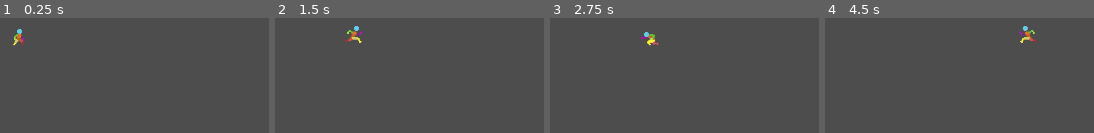
Above: before the commit, frames 1-4 (left to right).
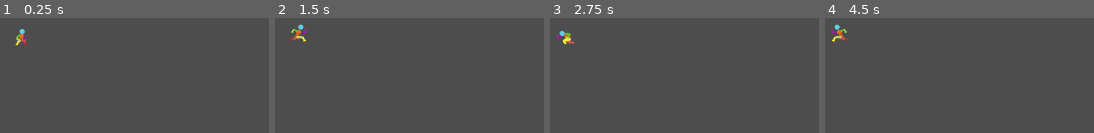
Above: after the commit, the same moments.

Repository: elliottdombrowski/godot-2d-platformer-test
Game: Godot game, scene res://scenes/main/main.tscn
Two runs of this game, one before a commit and one after it. Both use one fixed random seed, a clock stepped at 60 frames per second and the inputs below.
Inputs:
- Up to frame 1 (0.25 s): no input
- Up to frame 2 (1.5 s): tap Enter at 0.5 s; hold D (move_right) from 0.53 s (still down); tap C (toggle_crouch) at 0.6, 1.35 s; tap W (jump) at 0.77 s
- Up to frame 3 (2.75 s): tap W (jump) at 1.52 s; tap Space at 2 s; release D (move_right) at 2.03 s; hold A (move_left) from 2.03 s (still down); tap C (toggle_crouch) at 2.1 s
- Up to frame 4 (4.5 s): tap Enter at 2.75 s; release A (move_left) at 2.78 s; hold D (move_right) 2.78-4.28 s; tap C (toggle_crouch) at 2.85, 3.6, 4.35 s; tap W (jump) at 3.02, 3.77 s; tap Space at 4.25 s; hold A (move_left) from 4.28 s (still down)

The runs differ from the first frame. In frame 1, 0.5% of the frame differs, in the area x 4-11%, y 9-24%; in frame 2, 0.8%; in frame 3, 0.7%; in frame 4, 0.8%, in the area x 2-79%, y 5-22%.

Commit message:
follow camera

Diff:
--- /dev/null
+++ b/scenes/game_camera/game_camera.gd
@@ -0,0 +1,17 @@
+extends Camera2D
+
+var target_position = Vector2.ZERO
+
+func _ready():
+	make_current()
+
+func _process(delta):
+	get_target()
+	global_position = global_position.lerp(target_position, 1.0 - exp(-delta * 20))
+
+
+func get_target():
+	# Get player's current position
+	var player = get_tree().get_first_node_in_group("player") as Node2D
+	if player == null: return
+	target_position = player.global_position
--- /dev/null
+++ b/scenes/game_camera/game_camera.tscn
@@ -0,0 +1,6 @@
+[gd_scene load_steps=2 format=3 uid="uid://c428oo00sjqj7"]
+
+[ext_resource type="Script" path="res://scenes/game_camera/game_camera.gd" id="1_dlawf"]
+
+[node name="GameCamera" type="Camera2D"]
+script = ExtResource("1_dlawf")
--- a/scenes/main/main.tscn
+++ b/scenes/main/main.tscn
@@ -1,22 +1,11 @@
-[gd_scene load_steps=2 format=3 uid="uid://qveuik7emss6"]
+[gd_scene load_steps=3 format=3 uid="uid://qveuik7emss6"]
 
+[ext_resource type="PackedScene" uid="uid://c428oo00sjqj7" path="res://scenes/game_camera/game_camera.tscn" id="1_gpfjo"]
 [ext_resource type="PackedScene" uid="uid://bdrxo64le4hjd" path="res://scenes/player/player.tscn" id="1_r86ec"]
 
 [node name="Main" type="Node"]
 
+[node name="GameCamera" parent="." instance=ExtResource("1_gpfjo")]
+
 [node name="Player" parent="." instance=ExtResource("1_r86ec")]
 position = Vector2(640, 362)
-LAST_HELD_DIRECTION = 1
-ACCELERATION_SMOOTHING = 25
-RUN_SPEED = 180
-WALK_SPEED = 100
-CROUCH_SPEED = 80
-ROLL_SPEED = 200
-JUMP_FORCE = 255
-GRAVITY = 900
-IS_IDLE = true
-IS_WALKING = false
-IS_RUNNING = false
-IS_CROUCHED = false
-IS_ROLLING = false
-IS_ATTACKING = false
--- a/scenes/player/player.tscn
+++ b/scenes/player/player.tscn
@@ -378,7 +378,7 @@
 "speed": 10.0
 }]
 
-[node name="Player" type="CharacterBody2D"]
+[node name="Player" type="CharacterBody2D" groups=["player"]]
 script = ExtResource("1_sql77")
 
 [node name="CollisionShape2D" type="CollisionShape2D" parent="."]
